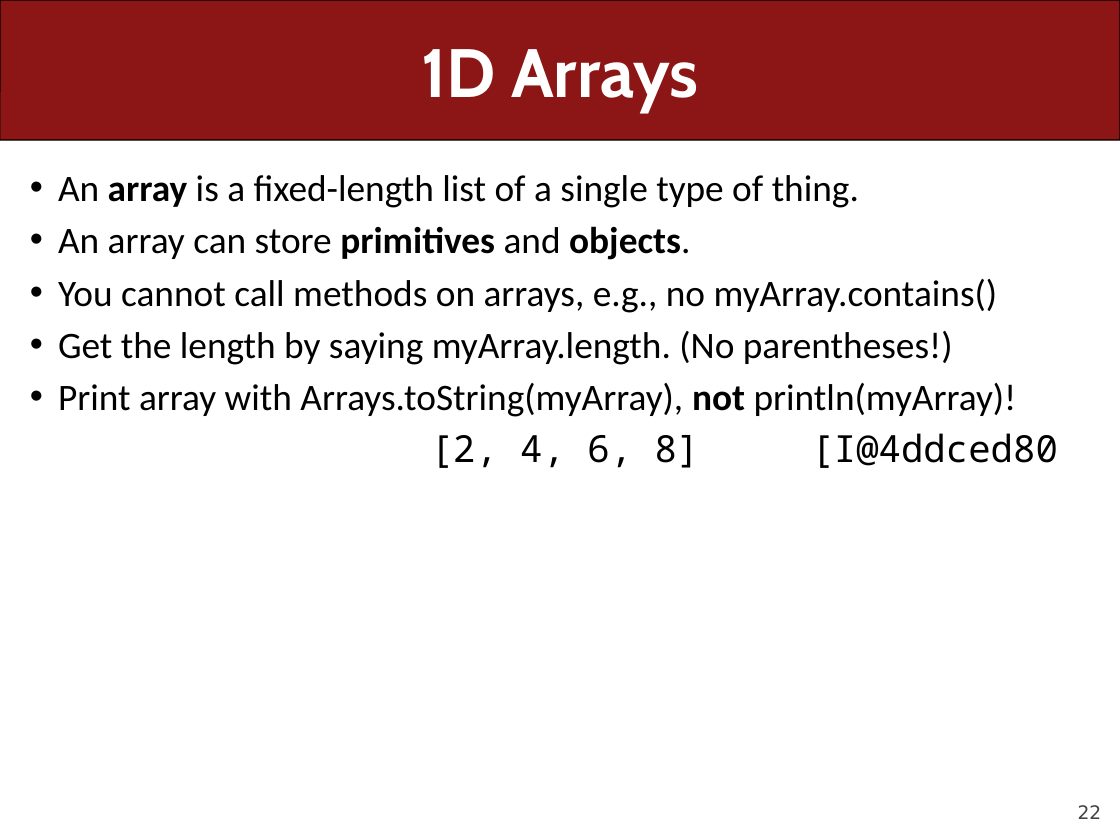
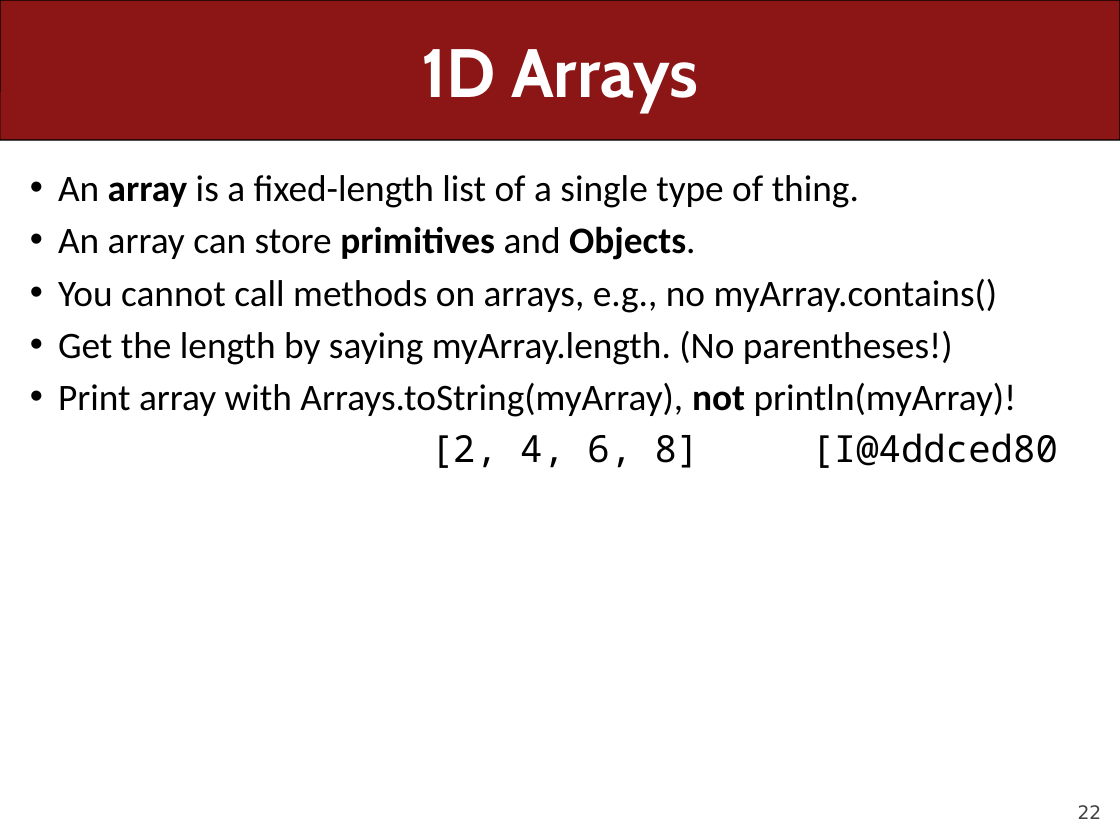
Before and after one commit to ckincaid17/cs106a-summer-2018, a slide deck: slide 22 of WWW/lectures/Lecture27/Lecture27.pptx. Drawn at 1120x840 pixels with LibreOffice and Linux fonts; fonts in the diff are those of the drawing. Boxes give left, top, right and bottom in pixels: in the first picture for what was removed or moved away, otherwise in the second. Text is boxed around its words. In the diff, an @@ line names an element or a change of style, - is before the commit and + after.

```diff
--- a/WWW/lectures/Lecture27/Lecture27.pptx
+++ b/WWW/lectures/Lecture27/Lecture27.pptx
@@ text at <box>58,226,695,260</box>: text changed @@
-• An array can store primitives and objects.
+• An array can store primitives and Objects.
```
Also in this commit, not shown: 8 other slides changed, 24 slides removed, 3 other files.
